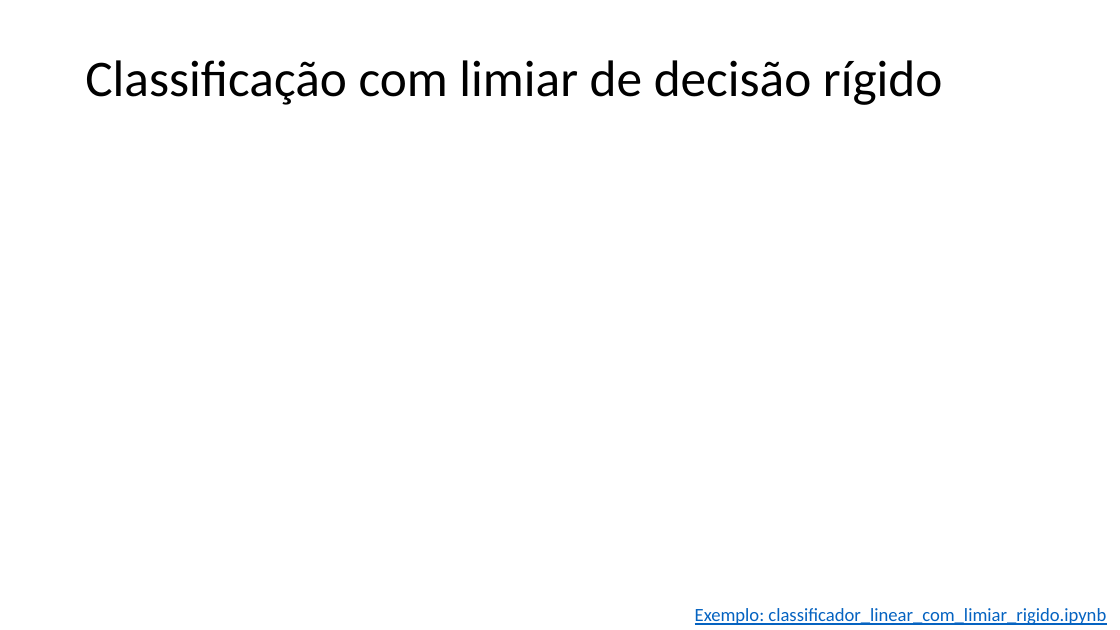
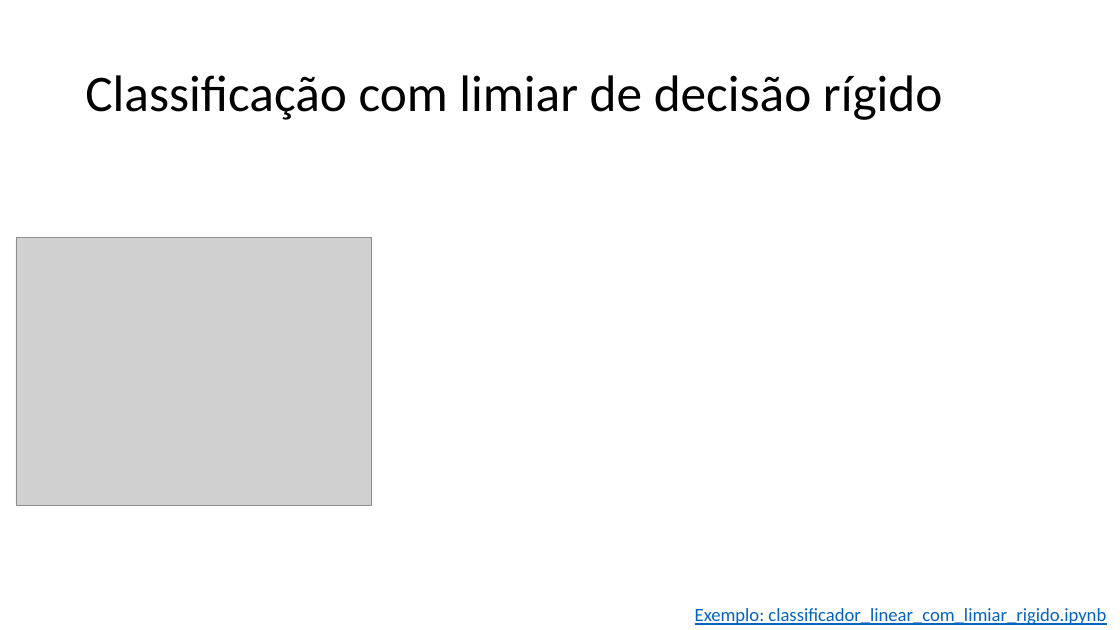
Before and after one commit to zz4fap/t320_aprendizado_de_maquina, a slide deck: slide 18 of slides/T320_Classificação (Parte II).pptx (slide 17 before the commit). Drawn at 1120x630 pixels with LibreOffice and Linux fonts; fonts in the diff are those of the drawing; grey boxes stand for pictures. Boxes give left, top, right and bottom in pixels: in the first picture for what was removed or moved away, otherwise in the second. Text is boxed around its words. In the diff, an @@ line names an element or a change of style, - is before the commit and + after.

```diff
--- a/slides/T320_Classificação (Parte II).pptx
+++ b/slides/T320_Classificação (Parte II).pptx
@@ title "Classificação com limiar de decisão ...": place and size @@
-title "Classificação com limiar de decisão ..." at bbox=[85, 60, 943, 105]
+title "Classificação com limiar de decisão ..." at bbox=[85, 75, 943, 120]
@@ picture added at bbox=[16, 238, 371, 505] @@
```
Also in this commit, not shown: 3 other slides changed, 2 slides added, 4 other files.
